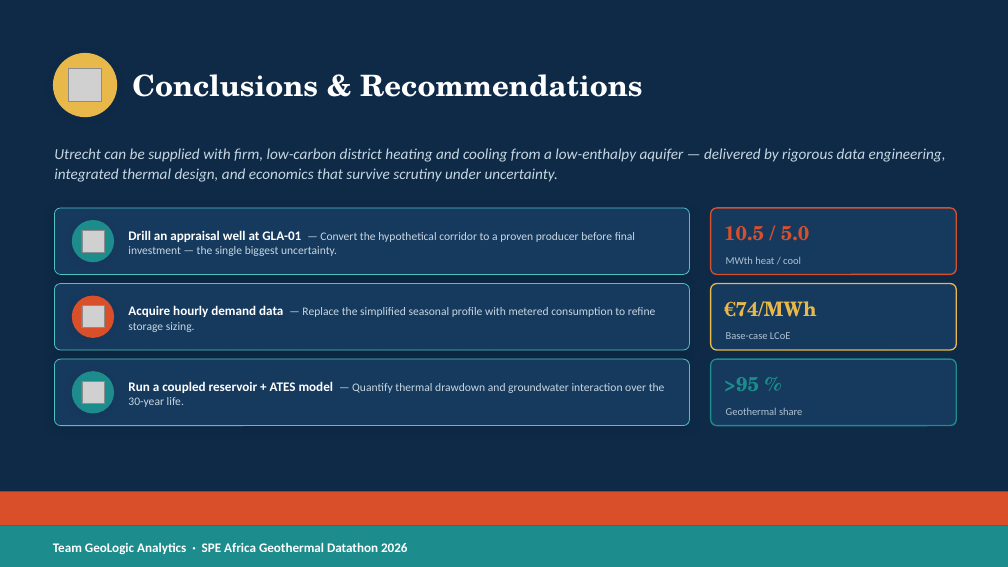
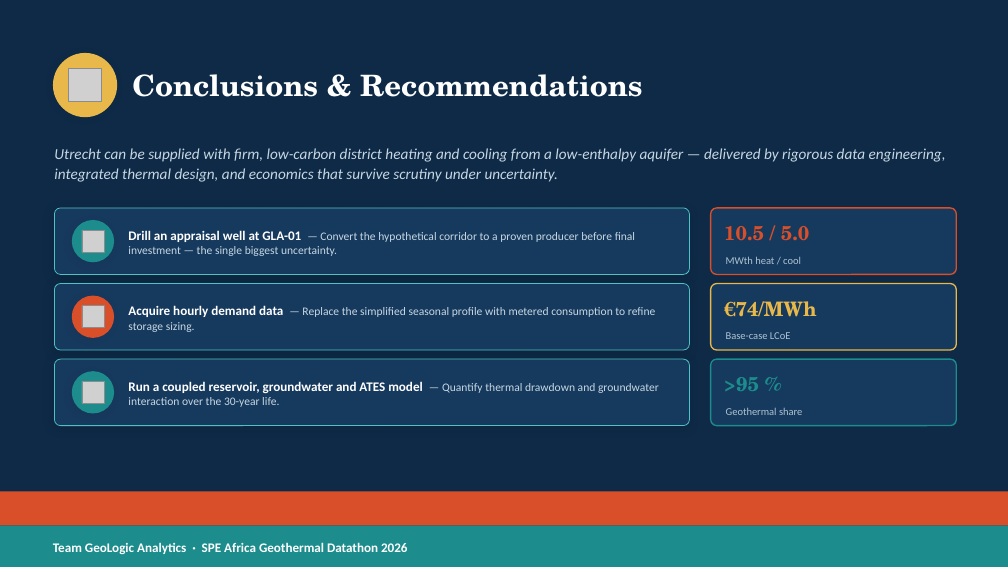
Before and after one commit to FavourOgboi/africa-geothermal-datathon-2026, a slide deck: slide 15 of presentation_assets/slide_exports/Team_GeoLogicAnalytics_PPT_V1.pptx. Drawn at 1008x567 pixels with LibreOffice and Linux fonts; fonts in the diff are those of the drawing; grey boxes stand for pictures. Boxes give left, top, right and bottom in pixels: in the first picture for what was removed or moved away, otherwise in the second. Text is boxed around its words. In the diff, an @@ line names an element or a change of style, - is before the commit and + after.

```diff
--- a/presentation_assets/slide_exports/Team_GeoLogicAnalytics_PPT_V1.pptx
+++ b/presentation_assets/slide_exports/Team_GeoLogicAnalytics_PPT_V1.pptx
@@ text at <box>128,381,659,407</box>: text changed @@
-Run a coupled reservoir + ATES model — Quantify thermal drawdown and groundwater interaction over the 30-year life.
+Run a coupled reservoir, groundwater and ATES model — Quantify thermal drawdown and groundwater interaction over the 30-year life.
```
Also in this commit, not shown: 3 other slides changed, 5 other files.
